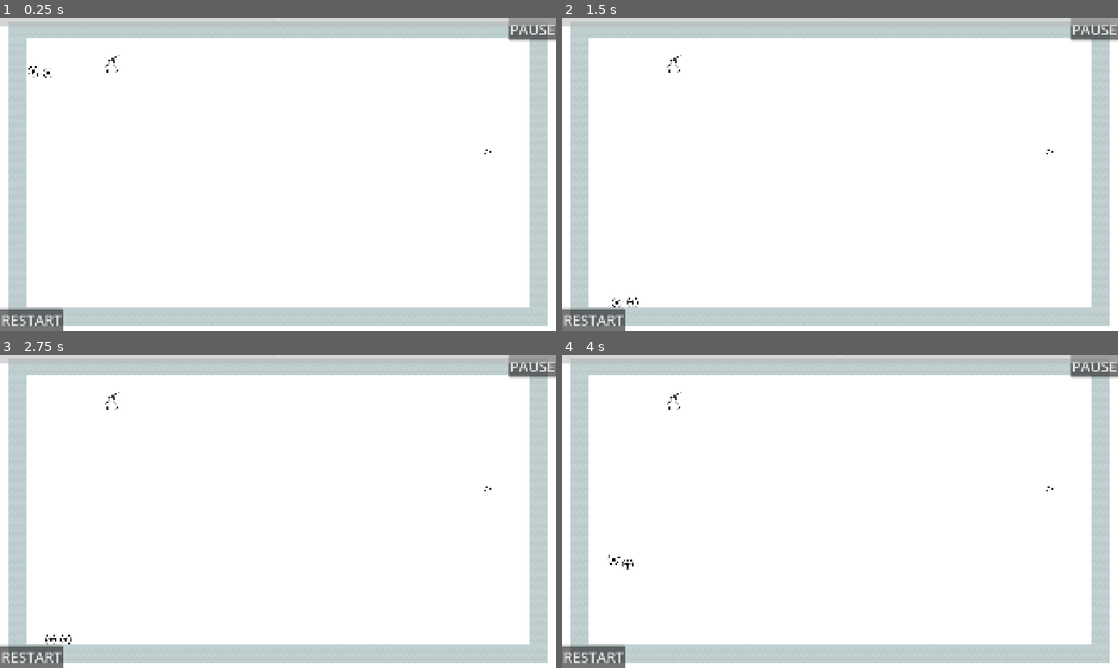
Above: before the commit, frames 1-4 (two rows, left to right).
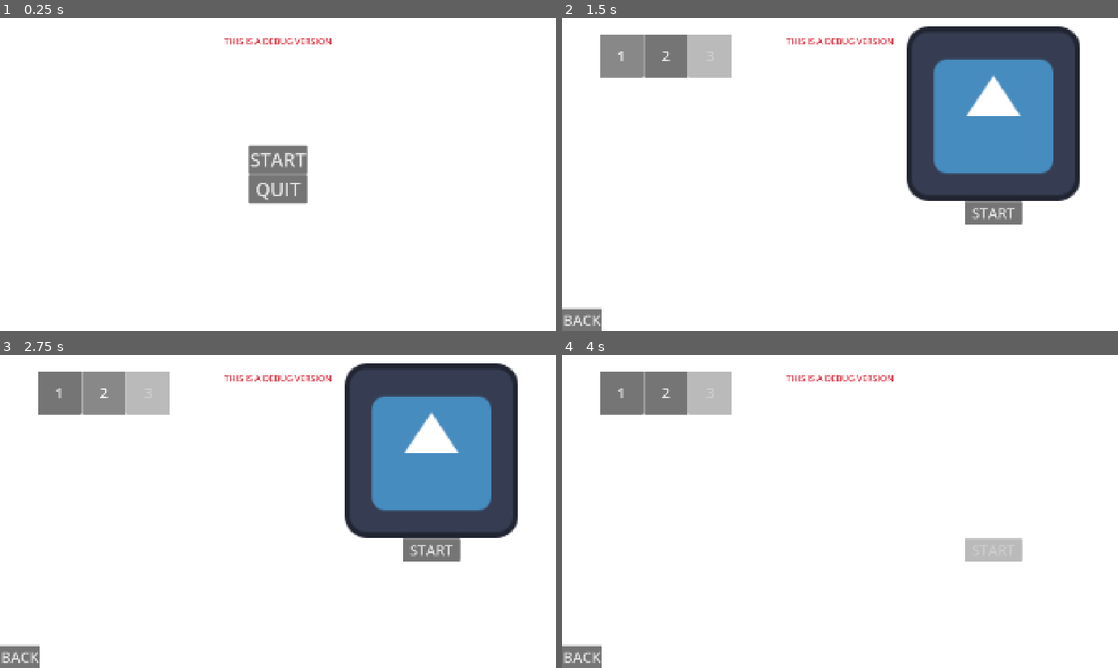
Above: after the commit, the same moments.

Repository: alanmelloni97/godot-template
Game: Godot game, scene res://game_logic/main/main.tscn
The game is run twice, just before and just after one commit, with the same random seed, the same clock (stepped at 60 frames per second) and the same inputs. Before the commit the project starts from res://game_logic/level/level.tscn. The engine's default icon, where the game draws it, is replaced by a stand-in: a white triangle on a blue panel in a dark square.
Inputs (mouse positions are in pixels of both pictures, inside the frame that each line leads up to):
- Up to frame 1 (0.25 s): no input
- Up to frame 2 (1.5 s): click (840, 158) at 0.5 s, where only the run after the commit has a clickable "START"; click (623, 55) at 1.25 s, where only the run after the commit has a clickable "1"
- Up to frame 3 (2.75 s): click (105, 392) at 2 s, where only the run after the commit has a clickable "2"
- Up to frame 4 (4 s): click (584, 655) at 2.75 s, where only the run after the commit has a clickable "BACK"; click (840, 495) at 3.5 s, where only the run after the commit has a clickable "START"

The runs differ from the first frame. In frame 1, 21% of the frame differs, in the area x 0-100%, y 0-100%; in frame 2, 37%; in frame 3, 37%; in frame 4, 22%.

Commit message:
saving working

Diff:
--- a/game_logic/game_stats.gd
+++ b/game_logic/game_stats.gd
@@ -1,4 +1,4 @@
 class_name GameStats
 extends Resource
 
-var current_level: int
+@export_storage var levels_beaten: int = 1
--- /dev/null
+++ b/game_logic/level/cheat_debug.gd
@@ -0,0 +1,13 @@
+extends Node
+
+@export var level_handler: LevelHandler
+
+func _ready() -> void:
+	if not OS.is_debug_build():
+		queue_free()
+
+func _unhandled_key_input(input_event: InputEvent) -> void:
+	if input_event is InputEventKey:
+		if input_event.pressed and input_event.keycode == KEY_KP_1:
+			print("cheat: game won")
+			level_handler._on_level_finished()
--- a/game_logic/level/level.gd
+++ b/game_logic/level/level.gd
@@ -5,3 +5,5 @@
 signal won
 
 @export var stats: LevelStats
+@export var icon: Texture2D
+@export var level_id: int
--- a/game_logic/level/level.tscn
+++ b/game_logic/level/level.tscn
@@ -9,6 +9,7 @@
 [ext_resource type="Texture2D" uid="uid://svrg2r0m212r" path="res://assets/tileset/sheet.png" id="3_3qttp"]
 [ext_resource type="Script" uid="uid://bfw2xskpytgek" path="res://components/mouse_follower/mouse_follower.gd" id="3_guxw8"]
 [ext_resource type="PackedScene" uid="uid://cirt2ex1q75e2" path="res://game_logic/mouse_painter/segment.tscn" id="3_oyh4j"]
+[ext_resource type="Texture2D" uid="uid://bjoapf7om3oif" path="res://assets/icon.svg" id="3_pigkl"]
 [ext_resource type="Script" uid="uid://b3n0reggskko0" path="res://game_logic/level/line_eraser.gd" id="3_sf1xj"]
 [ext_resource type="Script" uid="uid://cbqo06uy2diai" path="res://game_logic/level/level_handler.gd" id="5_fld2p"]
 [ext_resource type="Script" uid="uid://b3vtq3rbwn4lk" path="res://game_logic/level/ui_handler.gd" id="6_ccrwu"]
@@ -16,6 +17,7 @@
 [ext_resource type="PackedScene" uid="uid://djhe7gkfow7tm" path="res://game_logic/ui/ui.tscn" id="12_gjdk2"]
 [ext_resource type="PackedScene" uid="uid://c4xn0o0x0tnk6" path="res://game_logic/pickable/ink_pickable.tscn" id="13_itpdc"]
 [ext_resource type="PackedScene" uid="uid://bypog2gpbe4rs" path="res://game_logic/level/finish_point.tscn" id="14_kgwp0"]
+[ext_resource type="Script" uid="uid://dcvfni3qaudmr" path="res://game_logic/level/cheat_debug.gd" id="18_tsqra"]
 
 [sub_resource type="Resource" id="Resource_lr5g8"]
 resource_local_to_scene = true
@@ -114,6 +116,7 @@
 [node name="Level" type="Node2D" unique_id=898447591]
 script = ExtResource("1_pfqnv")
 stats = SubResource("Resource_lr5g8")
+icon = ExtResource("3_pigkl")
 
 [node name="TileMapLayer" type="TileMapLayer" parent="." unique_id=1314931675]
 tile_map_data = PackedByteArray("AAAAABAAAgABAAIAAAABABAAAgABAAIAAAACABAAAgABAAIAAAADABAAAgABAAIAAAAEABAAAgABAAIAAAAFAB …(1360 unchanged characters)…
@@ -192,3 +195,7 @@
 
 [node name="UIManager" parent="." unique_id=1732020428 node_paths=PackedStringArray("level") instance=ExtResource("12_gjdk2")]
 level = NodePath("..")
+
+[node name="CheatDebug" type="Node" parent="." unique_id=1687477403 node_paths=PackedStringArray("level_handler")]
+script = ExtResource("18_tsqra")
+level_handler = NodePath("../Nodes/LevelHandler")
--- a/game_logic/level/level_handler.gd
+++ b/game_logic/level/level_handler.gd
@@ -14,11 +14,14 @@
 	ui_manager.paused.connect(_on_pause)
 	ui_manager.quit.connect(_on_quit)
 	ui_manager.next_level.connect(_on_next_level)
+	ui_manager.levels_menu.connect(_on_levels_menu)
 
 
 func _on_level_finished():
 	vehicle.disable_input(true)
 	level.won.emit()
+	Game.game_stats.levels_beaten += 1
+	MainSignalBus.requested_save.emit()
 
 
 func _on_restart():
@@ -30,7 +33,11 @@
 
 
 func _on_next_level():
-	MainSignalBus.requested_scene_change.emit(Scenes.levels[Game.game_stats.current_level + 1])
+	MainSignalBus.requested_scene_change.emit(Scenes.levels[Game.game_stats.levels_beaten + 1])
+
+
+func _on_levels_menu():
+	MainSignalBus.requested_scene_change.emit(Scenes.levels_menu)
 
 
 func _on_pause(paused: bool):
--- a/game_logic/level/levels/level_1.tscn
+++ b/game_logic/level/levels/level_1.tscn
@@ -1,14 +1,24 @@
 [gd_scene format=4 uid="uid://dmxmdl18exkia"]
 
 [ext_resource type="PackedScene" uid="uid://deknwytbin24p" path="res://game_logic/level/level.tscn" id="1_mw4en"]
+[ext_resource type="Script" uid="uid://cyc21lkuhi4hj" path="res://game_logic/level/level_stats.gd" id="2_yy5hl"]
+
+[sub_resource type="Resource" id="Resource_iwd26"]
+resource_local_to_scene = true
+script = ExtResource("2_yy5hl")
+fuel = 100.0
+ink = 3000.0
+metadata/_custom_type_script = "uid://cyc21lkuhi4hj"
 
 [node name="Level1" unique_id=898447591 instance=ExtResource("1_mw4en")]
+stats = SubResource("Resource_iwd26")
+level_id = 1
 
 [node name="TileMapLayer" parent="." index="0" unique_id=1314931675]
 tile_map_data = PackedByteArray("AAAAABAAAgABAAIAAAABABAAAgABAAIAAAACABAAAgABAAIAAAADABAAAgABAAIAAAAEABAAAgABAAIAAAAFAB …(1552 unchanged characters)…
 
-[node name="Vehicle" parent="." index="3" unique_id=1312619414]
+[node name="Vehicle" parent="." index="2" unique_id=1312619414]
 position = Vector2(315, 497)
 
-[node name="FinishPoint" parent="." index="5" unique_id=582356040]
+[node name="FinishPoint" parent="." index="4" unique_id=582356040]
 position = Vector2(1715, 531)
--- a/game_logic/level/levels/level_2.tscn
+++ b/game_logic/level/levels/level_2.tscn
@@ -1,14 +1,24 @@
 [gd_scene format=4 uid="uid://72d2g2g7uoel"]
 
 [ext_resource type="PackedScene" uid="uid://deknwytbin24p" path="res://game_logic/level/level.tscn" id="1_uum2n"]
+[ext_resource type="Script" uid="uid://cyc21lkuhi4hj" path="res://game_logic/level/level_stats.gd" id="2_6m6at"]
 
-[node name="Level1" unique_id=898447591 instance=ExtResource("1_uum2n")]
+[sub_resource type="Resource" id="Resource_ug7h8"]
+resource_local_to_scene = true
+script = ExtResource("2_6m6at")
+fuel = 100.0
+ink = 3000.0
+metadata/_custom_type_script = "uid://cyc21lkuhi4hj"
+
+[node name="Level2" unique_id=898447591 instance=ExtResource("1_uum2n")]
+stats = SubResource("Resource_ug7h8")
+level_id = 2
 
 [node name="TileMapLayer" parent="." index="0" unique_id=1314931675]
 tile_map_data = PackedByteArray("AAAAABAAAgABAAIAAAABABAAAgABAAIAAAACABAAAgABAAIAAAADABAAAgABAAIAAAAEABAAAgABAAIAAAAFAB …(1648 unchanged characters)…
 
-[node name="Vehicle" parent="." index="3" unique_id=1312619414]
+[node name="Vehicle" parent="." index="2" unique_id=1312619414]
 position = Vector2(285, 1057)
 
-[node name="FinishPoint" parent="." index="5" unique_id=582356040]
+[node name="FinishPoint" parent="." index="4" unique_id=582356040]
 position = Vector2(1611, 1081)
--- a/game_logic/level/levels/level_3.tscn
+++ b/game_logic/level/levels/level_3.tscn
@@ -1,14 +1,24 @@
 [gd_scene format=4 uid="uid://cyn2uj1x70i1w"]
 
 [ext_resource type="PackedScene" uid="uid://deknwytbin24p" path="res://game_logic/level/level.tscn" id="1_n86yv"]
+[ext_resource type="Script" uid="uid://cyc21lkuhi4hj" path="res://game_logic/level/level_stats.gd" id="2_d0ebj"]
 
-[node name="Level1" unique_id=898447591 instance=ExtResource("1_n86yv")]
+[sub_resource type="Resource" id="Resource_r4jf1"]
+resource_local_to_scene = true
+script = ExtResource("2_d0ebj")
+fuel = 100.0
+ink = 3000.0
+metadata/_custom_type_script = "uid://cyc21lkuhi4hj"
+
+[node name="Level3" unique_id=898447591 instance=ExtResource("1_n86yv")]
+stats = SubResource("Resource_r4jf1")
+level_id = 3
 
 [node name="TileMapLayer" parent="." index="0" unique_id=1314931675]
 tile_map_data = PackedByteArray("AAAAABAAAgABAAIAAAABABAAAgABAAIAAAACABAAAgABAAIAAAADABAAAgABAAIAAAAEABAAAgABAAIAAAAFAB …(1936 unchanged characters)…
 
-[node name="Vehicle" parent="." index="3" unique_id=1312619414]
+[node name="Vehicle" parent="." index="2" unique_id=1312619414]
 position = Vector2(163, 186)
 
-[node name="FinishPoint" parent="." index="5" unique_id=582356040]
+[node name="FinishPoint" parent="." index="4" unique_id=582356040]
 position = Vector2(1806, 243)
--- a/game_logic/main/save_system/game_save.gd
+++ b/game_logic/main/save_system/game_save.gd
@@ -1,4 +1,4 @@
 class_name GameSave
 extends Resource
 
-@export var game_stats: GameStats
+@export_storage var game_stats: GameStats
--- /dev/null
+++ b/game_logic/main/save_system/save_game.tres
@@ -0,0 +1,12 @@
+[gd_resource type="Resource" script_class="GameSave" format=3]
+
+[ext_resource type="Script" path="res://game_logic/game_stats.gd" id="1_drcd1"]
+[ext_resource type="Script" path="res://game_logic/main/save_system/game_save.gd" id="2_oxi24"]
+
+[sub_resource type="Resource" id="Resource_xaqaq"]
+script = ExtResource("1_drcd1")
+levels_beaten = 2
+
+[resource]
+script = ExtResource("2_oxi24")
+game_stats = SubResource("Resource_xaqaq")
--- a/game_logic/main/save_system/save_system.gd
+++ b/game_logic/main/save_system/save_system.gd
@@ -6,7 +6,7 @@
 
 func _ready() -> void:
 	if OS.is_debug_build(): # If running on editor or debug build
-		_save_path = "res://main/save_system/save_game.tres"
+		_save_path = "res://game_logic/main/save_system/save_game.tres"
 	else: # if release build
 		_save_path = "user://save_game.tres"
 
--- /dev/null
+++ b/game_logic/menus/levels_menu/level_button.gd
@@ -0,0 +1,9 @@
+extends Button
+class_name LevelButton
+
+
+func select():
+	pass
+
+func deselect():
+	pass
--- /dev/null
+++ b/game_logic/menus/levels_menu/level_button.tscn
@@ -0,0 +1,21 @@
+[gd_scene format=3 uid="uid://cpdnrqgnxhv8w"]
+
+[ext_resource type="Script" uid="uid://car1vduv7ao5m" path="res://game_logic/menus/levels_menu/level_button.gd" id="1_yab7k"]
+
+[node name="LevelButton" type="Button" unique_id=1284671015]
+custom_minimum_size = Vector2(150, 150)
+anchors_preset = 8
+anchor_left = 0.5
+anchor_top = 0.5
+anchor_right = 0.5
+anchor_bottom = 0.5
+offset_left = -45.0
+offset_top = -51.0
+offset_right = 45.0
+offset_bottom = 51.0
+grow_horizontal = 2
+grow_vertical = 2
+size_flags_horizontal = 4
+size_flags_vertical = 4
+text = "1"
+script = ExtResource("1_yab7k")
--- /dev/null
+++ b/game_logic/menus/levels_menu/levels_menu.gd
@@ -0,0 +1,19 @@
+class_name LevelsMenu
+extends CanvasLayer
+
+## Changes to level when signaled from LevelMenuLogic
+
+@export var levels_menu_logic: LevelsMenuManager
+
+func _ready() -> void:
+	levels_menu_logic.level_chosen.connect(_on_level_selected)
+
+
+func _on_level_selected(level_sc: PackedScene):
+	var level: Level = level_sc.instantiate()
+	var level_id: int = level.level_id
+	MainSignalBus.requested_scene_change.emit(Scenes.levels[level_id - 1], null)
+
+
+func _on_back_button_pressed() -> void:
+	MainSignalBus.requested_scene_change.emit(Scenes.main_menu, null)
--- /dev/null
+++ b/game_logic/menus/levels_menu/levels_menu.tscn
@@ -0,0 +1,109 @@
+[gd_scene format=3 uid="uid://h8otmkvh6n3w"]
+
+[ext_resource type="Script" uid="uid://cpmxwti1fu5fr" path="res://game_logic/menus/levels_menu/scroll_container.gd" id="1_ro4q3"]
+[ext_resource type="Script" uid="uid://by3h5i0h718d6" path="res://game_logic/menus/levels_menu/levels_menu.gd" id="1_t7met"]
+[ext_resource type="Script" uid="uid://dc4ohm7jlt2xt" path="res://game_logic/menus/levels_menu/levels_menu_logic.gd" id="2_a6tqq"]
+[ext_resource type="PackedScene" uid="uid://cpdnrqgnxhv8w" path="res://game_logic/menus/levels_menu/level_button.tscn" id="3_rals6"]
+
+[node name="LevelsMenu" type="CanvasLayer" unique_id=1758154058 node_paths=PackedStringArray("levels_menu_logic")]
+script = ExtResource("1_t7met")
+levels_menu_logic = NodePath("LevelsMenuLogic")
+
+[node name="LevelsMenuLogic" type="Node" parent="." unique_id=1145593904 node_paths=PackedStringArray("levels_scroller", "level_preview", "start_button")]
+script = ExtResource("2_a6tqq")
+levels_scroller = NodePath("../LevelsScroller")
+level_preview = NodePath("../RightSide/MarginContainer/VBoxContainer/LevelPreview")
+start_button = NodePath("../RightSide/MarginContainer/VBoxContainer/StartButton")
+
+[node name="UpgradesManager" type="Node" parent="." unique_id=25560845]
+
+[node name="TextureRect" type="TextureRect" parent="." unique_id=63697561]
+anchors_preset = 15
+anchor_right = 1.0
+anchor_bottom = 1.0
+grow_horizontal = 2
+grow_vertical = 2
+expand_mode = 3
+
+[node name="LevelsScroller" type="ScrollContainer" parent="." unique_id=2127861967 node_paths=PackedStringArray("_levels_container")]
+anchors_preset = 15
+anchor_right = 1.0
+anchor_bottom = 1.0
+offset_left = 130.0
+offset_top = 55.0
+offset_right = -936.0
+offset_bottom = -139.0
+grow_horizontal = 2
+grow_vertical = 2
+size_flags_horizontal = 4
+size_flags_vertical = 4
+horizontal_scroll_mode = 0
+script = ExtResource("1_ro4q3")
+_levels_container = NodePath("VBoxContainer/GridLevelsContainer")
+_level_button_sc = ExtResource("3_rals6")
+
+[node name="VBoxContainer" type="VBoxContainer" parent="LevelsScroller" unique_id=1683521241]
+layout_mode = 2
+size_flags_horizontal = 3
+size_flags_vertical = 3
+
+[node name="GridLevelsContainer" type="GridContainer" parent="LevelsScroller/VBoxContainer" unique_id=265344009]
+layout_mode = 2
+size_flags_vertical = 3
+columns = 5
+
+[node name="RightSide" type="VBoxContainer" parent="." unique_id=557220884]
+anchors_preset = 11
+anchor_left = 1.0
+anchor_right = 1.0
+anchor_bottom = 1.0
+offset_left = -860.0
+grow_horizontal = 0
+grow_vertical = 2
+size_flags_horizontal = 8
+size_flags_vertical = 4
+
+[node name="MarginContainer" type="MarginContainer" parent="RightSide" unique_id=1814634640]
+layout_mode = 2
+size_flags_horizontal = 8
+size_flags_vertical = 4
+theme_override_constants/margin_left = 30
+theme_override_constants/margin_top = 30
+theme_override_constants/margin_right = 30
+theme_override_constants/margin_bottom = 30
+
+[node name="VBoxContainer" type="VBoxContainer" parent="RightSide/MarginContainer" unique_id=2049698797]
+layout_mode = 2
+
+[node name="LevelPreview" type="TextureRect" parent="RightSide/MarginContainer/VBoxContainer" unique_id=796315287]
+custom_minimum_size = Vector2(800, 600)
+layout_mode = 2
+expand_mode = 1
+stretch_mode = 5
+
+[node name="StartButton" type="Button" parent="RightSide/MarginContainer/VBoxContainer" unique_id=1868024924]
+custom_minimum_size = Vector2(200, 0)
+layout_mode = 2
+size_flags_horizontal = 4
+size_flags_vertical = 4
+disabled = true
+text = "START"
+
+[node name="MenuButtons" type="Control" parent="." unique_id=1209472927]
+layout_mode = 3
+anchors_preset = 2
+anchor_top = 1.0
+anchor_bottom = 1.0
+grow_vertical = 0
+
+[node name="BackButton" type="Button" parent="MenuButtons" unique_id=224944727]
+layout_mode = 1
+anchors_preset = 2
+anchor_top = 1.0
+anchor_bottom = 1.0
+offset_top = -31.0
+offset_right = 50.0
+grow_vertical = 0
+text = "BACK"
+
+[connection signal="pressed" from="MenuButtons/BackButton" to="." method="_on_back_button_pressed"]
--- /dev/null
+++ b/game_logic/menus/levels_menu/levels_menu_logic.gd
@@ -0,0 +1,29 @@
+extends Node
+
+class_name LevelsMenuManager
+
+signal level_chosen(level: PackedScene)
+
+@export var levels_scroller: LevelsScroller
+@export var level_preview: TextureRect
+@export var start_button: Button
+var current_level: PackedScene = null # to keep track of currently selected level
+
+
+func _ready() -> void:
+	levels_scroller.add_levels(Scenes.levels, Game.game_stats.levels_beaten)
+	levels_scroller.level_pressed.connect(_on_level_pressed)
+	start_button.pressed.connect(_on_start_pressed)
+
+
+func _on_level_pressed(level_sc: PackedScene):
+	# first time:
+	if start_button.disabled:
+		start_button.disabled = false
+	current_level = level_sc
+	var level_inst: Level = level_sc.instantiate()
+	level_preview.texture = level_inst.icon
+
+
+func _on_start_pressed():
+	level_chosen.emit(current_level)
--- /dev/null
+++ b/game_logic/menus/levels_menu/scroll_container.gd
@@ -0,0 +1,23 @@
+class_name LevelsScroller
+extends Control
+
+## Adds a level button for each level present in Scenes.levels
+signal level_pressed(level: PackedScene)
+
+@export var _levels_container: Control
+@export var _level_button_sc: PackedScene
+
+
+func add_levels(levels: Array[PackedScene], current_level: int):
+	for level: PackedScene in levels:
+		var level_instance: Level = level.instantiate()
+		var level_button: Button = _level_button_sc.instantiate()
+		level_button.text = str(level_instance.level_id)
+		level_button.pressed.connect(_on_level_pressed.bind(level))
+		_levels_container.add_child(level_button)
+		if level_instance.level_id > current_level:
+			level_button.disabled = true
+
+
+func _on_level_pressed(level: PackedScene):
+	level_pressed.emit(level)
--- a/game_logic/menus/main_menu/main_menu.gd
+++ b/game_logic/menus/main_menu/main_menu.gd
@@ -3,8 +3,7 @@
 
 
 func _on_play_button_pressed() -> void:
-	pass
-	#MainSignalBus.requested_scene_change.emit(null, null)
+	MainSignalBus.requested_scene_change.emit(Scenes.levels_menu, null)
 
 
 func _on_quit_button_pressed() -> void:
--- a/game_logic/ui/ui.gd
+++ b/game_logic/ui/ui.gd
@@ -24,5 +24,5 @@
 
 func show_won_menu():
 	won_menu.show()
-	won_menu.level_menu_pressed.connect(next_level.emit)
+	won_menu.next_level_pressed.connect(next_level.emit)
 	won_menu.level_menu_pressed.connect(levels_menu.emit)
--- a/global/scenes.tscn
+++ b/global/scenes.tscn
@@ -2,7 +2,13 @@
 
 [ext_resource type="Script" uid="uid://bqd0tte0w2csq" path="res://global/scenes.gd" id="1_4wh4c"]
 [ext_resource type="PackedScene" uid="uid://c5eyic67inbxd" path="res://game_logic/menus/main_menu/main_menu.tscn" id="2_aaa60"]
+[ext_resource type="PackedScene" uid="uid://h8otmkvh6n3w" path="res://game_logic/menus/levels_menu/levels_menu.tscn" id="3_a3ah8"]
+[ext_resource type="PackedScene" uid="uid://dmxmdl18exkia" path="res://game_logic/level/levels/level_1.tscn" id="3_texgp"]
+[ext_resource type="PackedScene" uid="uid://72d2g2g7uoel" path="res://game_logic/level/levels/level_2.tscn" id="4_a3ah8"]
+[ext_resource type="PackedScene" uid="uid://cyn2uj1x70i1w" path="res://game_logic/level/levels/level_3.tscn" id="5_roqr7"]
 
 [node name="Scenes" type="Node" unique_id=1521295893]
 script = ExtResource("1_4wh4c")
 main_menu = ExtResource("2_aaa60")
+levels_menu = ExtResource("3_a3ah8")
+levels = Array[PackedScene]([ExtResource("3_texgp"), ExtResource("4_a3ah8"), ExtResource("5_roqr7")])
--- a/project.godot
+++ b/project.godot
@@ -15,7 +15,7 @@
 [application]
 
 config/name="cardraw"
-run/main_scene="uid://deknwytbin24p"
+run/main_scene="uid://0tguoaxhermy"
 config/features=PackedStringArray("4.7", "Forward Plus")
 config/icon="uid://dgdglwhx3o0jb"
 
--- a/project_time_traker.json
+++ b/project_time_traker.json
@@ -1,8 +1,8 @@
 {
-  "2D": 324.162999629974,
+  "2D": 342.724999904633,
   "3D": 52.8699998855591,
-  "AFK": 91.0009999275208,
-  "Editor": 2994.98200035095,
-  "Game": 658.454000711441,
-  "Script": 1959.49500012398
+  "AFK": 142.004999876022,
+  "Editor": 5185.28700017929,
+  "Game": 1179.6340007782,
+  "Script": 3610.0579996109
 }
Not shown, added: game_logic/level/cheat_debug.gd.uid
Not shown, added: game_logic/menus/levels_menu/level_button.gd.uid
Not shown, added: game_logic/menus/levels_menu/levels_menu.gd.uid
Not shown, added: game_logic/menus/levels_menu/levels_menu_logic.gd.uid
Not shown, added: game_logic/menus/levels_menu/scroll_container.gd.uid
Not shown, changed: z_docs/todo.txt
